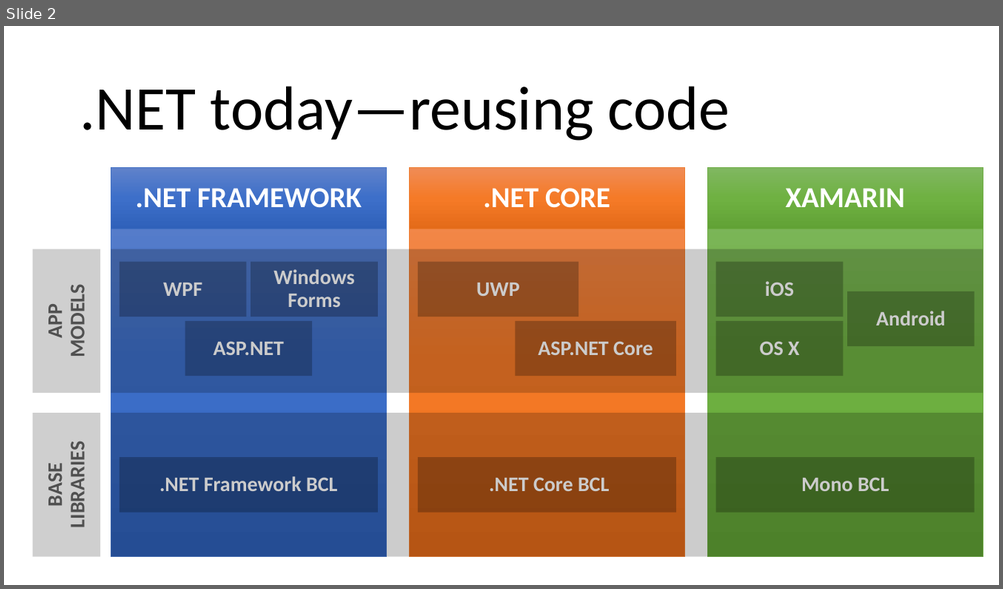
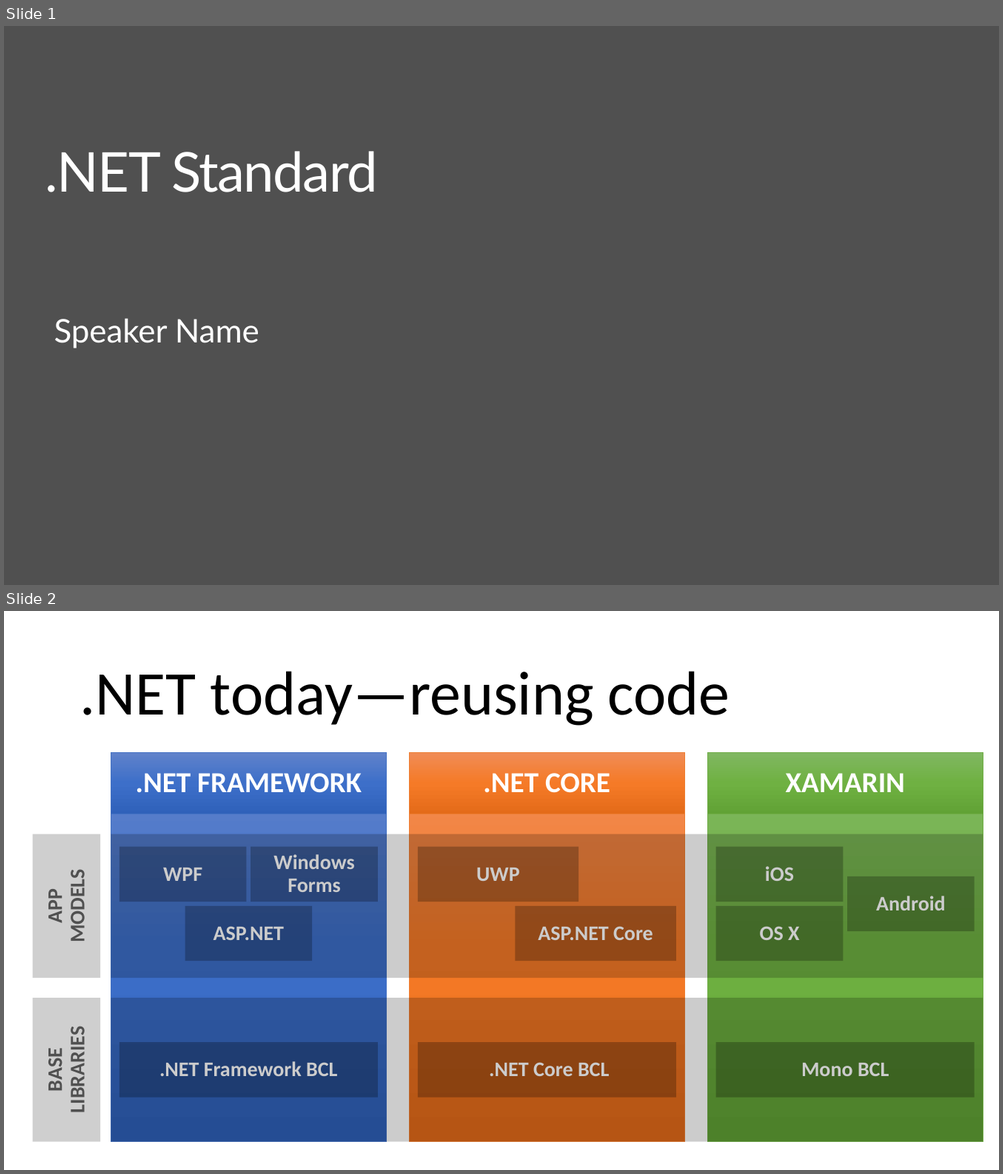
Before and after one commit to dotnet-presentations/dotnetcore-workshop, a slide deck: 3-NET-Standard/netcore-workshop-netstandard.pptx. Shown one above the other, each under a label of ours: slide 2 before the commit, slides 1 and 2 after it. The pictures are 1003x589 and 1003x1174 pixels, drawn with LibreOffice and Linux fonts; fonts in the diff are those of the drawing; background and template pictures are left out. Boxes give left, top, right and bottom in pixels: in the first picture for what was removed or moved away, otherwise in the second. Text is boxed around its words. In the diff, an @@ line names an element or a change of style, - is before the commit and + after.

Commit message:
Updated deck 3 title slide

```diff
--- a/3-NET-Standard/netcore-workshop-netstandard.pptx
+++ b/3-NET-Standard/netcore-workshop-netstandard.pptx
@@ slide 1 added at bbox=[4, 26, 999, 585], background #505050 @@
@@ title added at bbox=[45, 151, 378, 192], 52.9 pt, text #FFFFFF @@
+.NET Standard
@@ text added at bbox=[54, 318, 259, 349], 31.4 pt, text #FFFFFF @@
+Speaker Name
```
Also in this commit, not shown: 1 slide removed.
